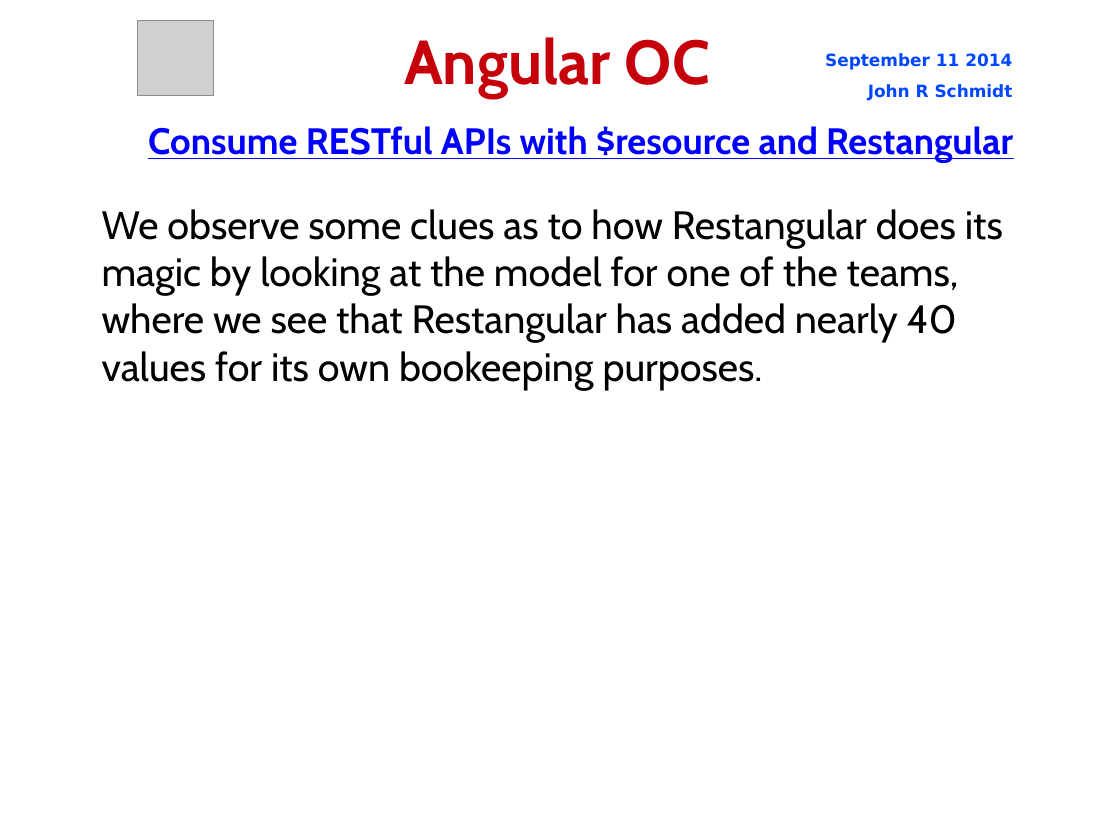
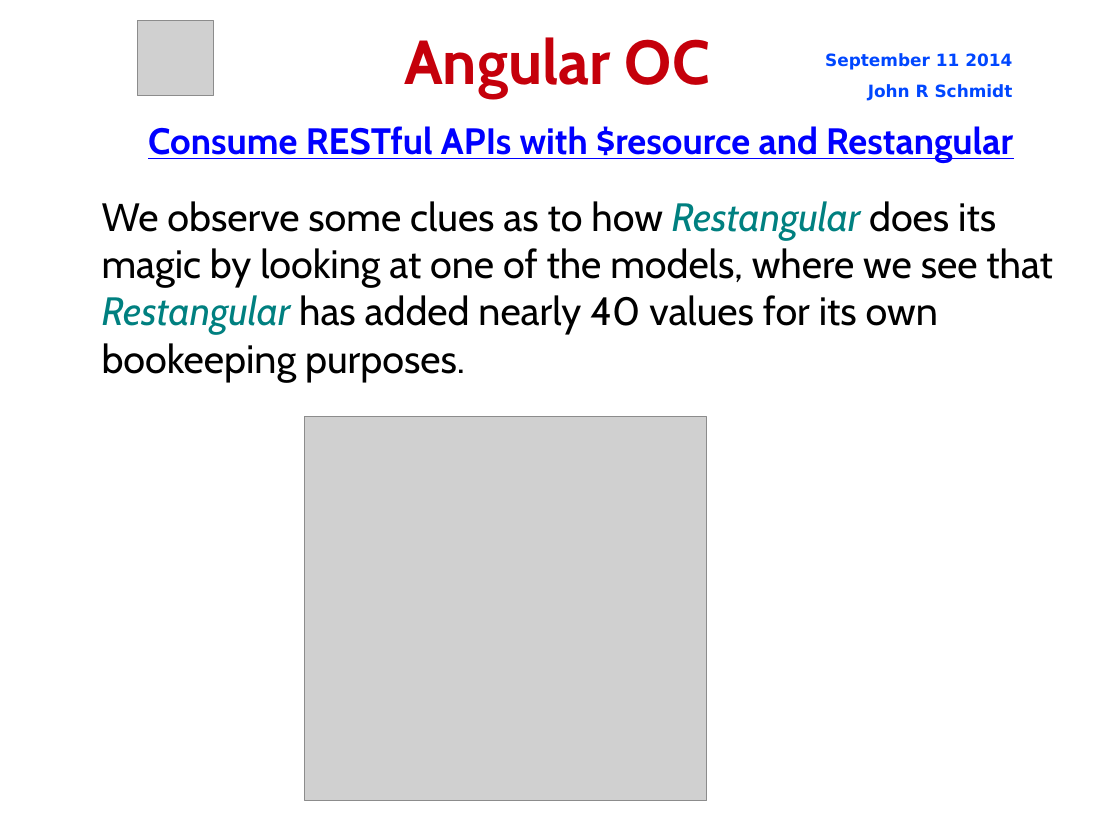
Before and after one commit to jrschmidt/fifa-angular-rest-demo, a slide deck: slide 55 of fifa.odp. Drawn at 1120x840 pixels with LibreOffice and Linux fonts; fonts in the diff are those of the drawing; grey boxes stand for pictures; background and template pictures are left out. Boxes give left, top, right and bottom in pixels: in the first picture for what was removed or moved away, otherwise in the second. Text is boxed around its words. In the diff, an @@ line names an element or a change of style, - is before the commit and + after.

Commit message:
update presentation to add new Restangular code

```diff
--- a/fifa.odp
+++ b/fifa.odp
@@ subtitle at (102,201,1053,382): text changed @@
-We observe some clues as to how Restangular does its magic by looking at the model for one of the teams, where we see that Restangular has added nearly 40 values for its own bookeeping purposes.
+We observe some clues as to how Restangular does its magic by looking at one of the models, where we see that Restangular has added nearly 40 values for its own bookeeping purposes.
@@ picture added at (305,417,707,801) @@
```
Also in this commit, not shown: 6 other slides changed, 6 other files.
